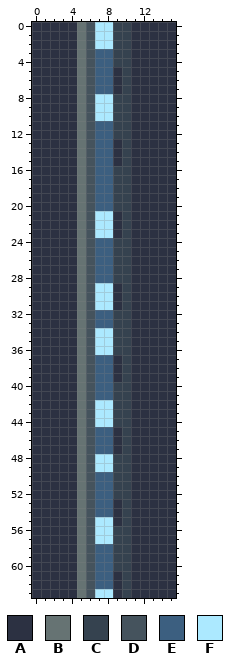
Two versions of one pixel-art file, src/main/art/machines/block/transport/fluid_pipe_active.aseprite. Above, as it was before the edit.
16x64 pixels, 1 frame. Colours within 5 levels of each other are drawn and written as one.
Visible layers, top first: "Hardware and signals", "Brushing and reflected light", "Recess and shade", "Material base".
Palette (. is transparent): A #2c3142  B #667373  C #35424f  D #45535d  E #3c5f80  F #ace9ff
Pixels before, first column x 0:
 0 AAAAABDFFCCAAAAA
 1 AAAAABDFFCCAAAAA
 2 AAAAABDFFCCAAAAA
 3 AAAAABDEECCAAAAA
 4 AAAAABDEECCAAAAA
 5 AAAAABDEEACAAAAA
 6 AAAAABDEEACAAAAA
 7 AAAAABDEEACAAAAA
 8 AAAAABDFFCCAAAAA
 9 AAAAABDFFCCAAAAA
10 AAAAABDFFCCAAAAA
11 AAAAABDEECCAAAAA
12 AAAAABDEECCAAAAA
13 AAAAABDEEACAAAAA
14 AAAAABDEEACAAAAA
15 AAAAABDEEACAAAAA
16 AAAAABDEECCAAAAA
17 AAAAABDEECCAAAAA
18 AAAAABDEECCAAAAA
19 AAAAABDEECCAAAAA
20 AAAAABDEECCAAAAA
21 AAAAABDFFACAAAAA
22 AAAAABDFFACAAAAA
23 AAAAABDFFACAAAAA
24 AAAAABDEECCAAAAA
25 AAAAABDEECCAAAAA
26 AAAAABDEECCAAAAA
27 AAAAABDEECCAAAAA
28 AAAAABDEECCAAAAA
29 AAAAABDFFACAAAAA
30 AAAAABDFFACAAAAA
31 AAAAABDFFACAAAAA
32 AAAAABDEECCAAAAA
33 AAAAABDEECCAAAAA
34 AAAAABDFFCCAAAAA
35 AAAAABDFFCCAAAAA
36 AAAAABDFFCCAAAAA
37 AAAAABDEEACAAAAA
38 AAAAABDEEACAAAAA
39 AAAAABDEEACAAAAA
40 AAAAABDEECCAAAAA
41 AAAAABDEECCAAAAA
42 AAAAABDFFCCAAAAA
43 AAAAABDFFCCAAAAA
44 AAAAABDFFCCAAAAA
45 AAAAABDEEACAAAAA
46 AAAAABDEEACAAAAA
47 AAAAABDEEACAAAAA
48 AAAAABDFFCCAAAAA
49 AAAAABDFFCCAAAAA
50 AAAAABDEECCAAAAA
51 AAAAABDEECCAAAAA
52 AAAAABDEECCAAAAA
53 AAAAABDEEACAAAAA
54 AAAAABDEEACAAAAA
55 AAAAABDFFACAAAAA
56 AAAAABDFFCCAAAAA
57 AAAAABDFFCCAAAAA
58 AAAAABDEECCAAAAA
59 AAAAABDEECCAAAAA
60 AAAAABDEECCAAAAA
61 AAAAABDEEACAAAAA
62 AAAAABDEEACAAAAA
63 AAAAABDFFACAAAAA
New version:
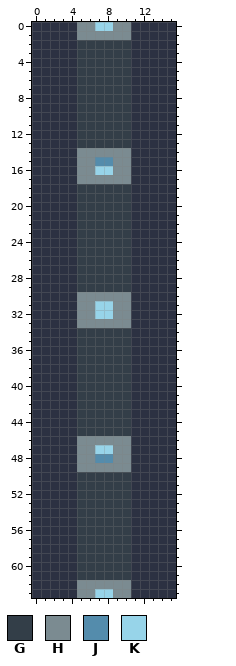
Colours new in this view: G #333e48  H #7b8b91  J #548cac  K #97d4e9
The author wrote: Apply guarded furnace and graphite industrial finishes
The edit:
layer "Solid graphite jacket" added
layer "Metal fittings" added
layer "Service indicator" added
layer "Recess and shade" removed
layer "Brushing and reflected light" removed
layer "Hardware and signals" removed
Changed rows in their new state; - is an unchanged pixel.
Layers "Service indicator", "Metal fittings", "Solid graphite jacket":
first column x 5:
 0 HHKKHH
 1 HHHHHH
 2 GGGGGG
 3 GGGGGG
 4 GGGGGG
 5 GGGGGG
 6 GGGGGG
 7 GGGGGG
 8 GGGGGG
 9 GGGGGG
10 GGGGGG
11 GGGGGG
12 GGGGGG
13 GGGGGG
14 HHHHHH
15 HHJJHH
16 HHKKHH
17 HHHHHH
18 GGGGGG
19 GGGGGG
20 GGGGGG
21 GGGGGG
22 GGGGGG
23 GGGGGG
24 GGGGGG
25 GGGGGG
26 GGGGGG
27 GGGGGG
28 GGGGGG
29 GGGGGG
30 HHHHHH
31 HHKKHH
32 HHKKHH
33 HHHHHH
34 GGGGGG
35 GGGGGG
36 GGGGGG
37 GGGGGG
38 GGGGGG
39 GGGGGG
40 GGGGGG
41 GGGGGG
42 GGGGGG
43 GGGGGG
44 GGGGGG
45 GGGGGG
46 HHHHHH
47 HHKKHH
48 HHJJHH
49 HHHHHH
50 GGGGGG
51 GGGGGG
52 GGGGGG
53 GGGGGG
54 GGGGGG
55 GGGGGG
56 GGGGGG
57 GGGGGG
58 GGGGGG
59 GGGGGG
60 GGGGGG
61 GGGGGG
62 HHHHHH
63 HHKKHH
Pixel boxes of the changes (left, top, right, bottom) in both pictures:
changed: (77, 22, 131, 598)
